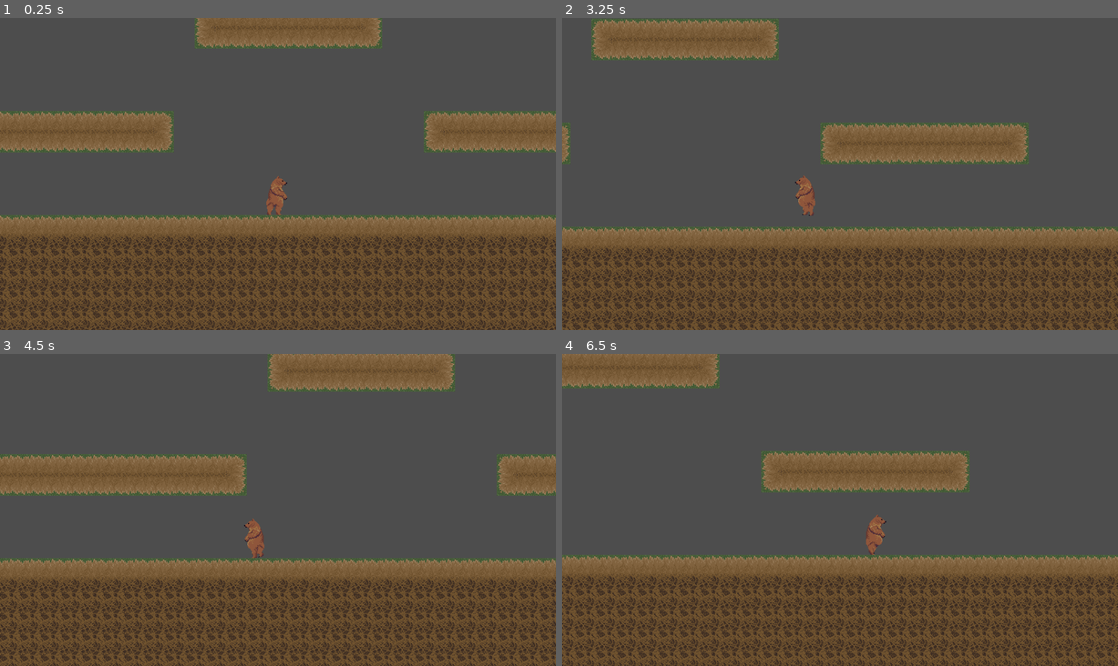
Above: before the commit, frames 1-4 (two rows, left to right).
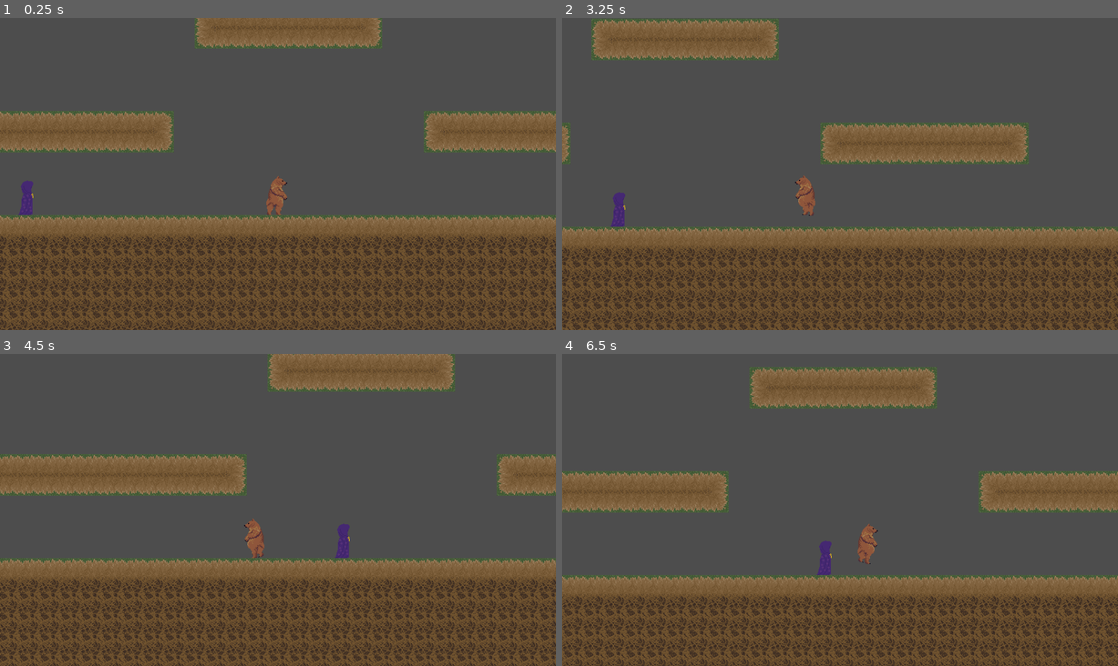
Above: after the commit, the same moments.

Repository: WinterAtne/Cancer_Bear
Game: Godot game, scene res://scenes/main.tscn
The game is run twice, just before and just after one commit, with the same random seed, the same clock (stepped at 60 frames per second) and the same inputs. The engine's default icon, where the game draws it, is replaced by a stand-in: a white triangle on a blue panel in a dark square.
Inputs:
- Up to frame 1 (0.25 s): no input
- Up to frame 2 (3.25 s): hold D (right) 0.53-2.03 s; tap 1 (spell_1) at 0.6 s; tap W (up) at 0.77, 1.52, 3.02 s; tap 2 (spell_2) at 1.35 s; hold A (left) from 2.03 s (still down); tap 3 (spell_3) at 2.1 s; tap 4 (spell_4) at 2.85 s
- Up to frame 3 (4.5 s): tap 5 (spell_5) at 3.6 s; tap W (up) at 3.77 s; release A (left) at 4.28 s; hold D (right) from 4.28 s (still down); tap 1 (spell_1) at 4.35 s
- Up to frame 4 (6.5 s): keep holding D (right); tap W (up) at 4.52, 6.02 s; tap 2 (spell_2) at 5.1 s; tap 3 (spell_3) at 5.85 s

The runs differ from the first frame. In frame 1, 0.2% of the frame differs, in the area x 3-6%, y 52-64%; in frame 2, 0.2%; in frame 3, 0.2%; in frame 4, 37%, in the area x 0-100%, y 0-100%.

Commit message:
Added new enemy: Robbed Person

Diff:
--- a/scenes/_debug/debug_level_2.tscn
+++ b/scenes/_debug/debug_level_2.tscn
@@ -1,6 +1,7 @@
-[gd_scene load_steps=4 format=3 uid="uid://cefeqv15hxtwu"]
+[gd_scene load_steps=5 format=3 uid="uid://cefeqv15hxtwu"]
 
 [ext_resource type="Texture2D" uid="uid://c80ynf7b5u722" path="res://assets/grassy_forest.png" id="2_7opp0"]
+[ext_resource type="PackedScene" uid="uid://cqecak1mh1jv2" path="res://scenes/enemies/robbed_people/robbed_person.tscn" id="2_jhhen"]
 
 [sub_resource type="TileSetAtlasSource" id="TileSetAtlasSource_yorio"]
 texture = ExtResource("2_7opp0")
@@ -517,3 +518,6 @@
 tile_set = SubResource("TileSet_j3bsa")
 format = 2
 layer_0/tile_data = PackedInt32Array(131065, 589824, 2, 131064, 589824, 2, 131063, 589824, 2, 131062, 589824, 2, 65525, …(16756 unchanged characters)…
+
+[node name="RobbedPerson" parent="." instance=ExtResource("2_jhhen")]
+position = Vector2(-409, 0)
--- a/scenes/enemies/enemy.tscn
+++ b/scenes/enemies/enemy.tscn
@@ -1,7 +1,6 @@
-[gd_scene load_steps=5 format=3 uid="uid://dt0nuu2f2y5u7"]
+[gd_scene load_steps=4 format=3 uid="uid://dt0nuu2f2y5u7"]
 
 [ext_resource type="Script" path="res://scenes/enemies/enemy.gd" id="1_s1jfs"]
-[ext_resource type="Texture2D" uid="uid://c6fc6b13575ch" path="res://assets/icon.svg" id="2_eoshw"]
 [ext_resource type="Resource" uid="uid://bkmwbs8lecvjl" path="res://scenes/enemies/default_enemy.tres" id="2_g013p"]
 [ext_resource type="PackedScene" uid="uid://b5y48km7qnkcy" path="res://scenes/damage_system/hit_box.tscn" id="3_g5od6"]
 
@@ -10,7 +9,6 @@
 enemy_definition = ExtResource("2_g013p")
 
 [node name="Sprite2D" type="Sprite2D" parent="."]
-texture = ExtResource("2_eoshw")
 
 [node name="PlayerDetector" type="RayCast2D" parent="."]
 unique_name_in_owner = true
--- a/scenes/enemies/enemy_definition.gd
+++ b/scenes/enemies/enemy_definition.gd
@@ -5,7 +5,7 @@
 @export_group("MetaData")
 @export var name : String = "Good Person"
 @export var icon : Image
-@export var scene : PackedScene
+#@export var scene : PackedScene # Creates a ruccursive error
 
 # Navigation Parameters
 @export_group("Navigation")
--- /dev/null
+++ b/scenes/enemies/robbed_people/robbed_person.tres
@@ -0,0 +1,19 @@
+[gd_resource type="Resource" script_class="Enemy" load_steps=4 format=3 uid="uid://bk2vbp3y7otpw"]
+
+[ext_resource type="Script" path="res://scenes/damage_system/health_profile.gd" id="1_380ky"]
+[ext_resource type="Script" path="res://scenes/enemies/enemy_definition.gd" id="2_shhei"]
+
+[sub_resource type="Resource" id="Resource_3hcrb"]
+script = ExtResource("1_380ky")
+max_health = 4
+
+[resource]
+script = ExtResource("2_shhei")
+name = "Robbed Person"
+speed = 100.0
+acceleration = 2000.0
+navigation_success_distance = 15.0
+can_fly = false
+detection_range = 600.0
+max_detection_angle = 0.785398
+health_profile = SubResource("Resource_3hcrb")
--- /dev/null
+++ b/scenes/enemies/robbed_people/robbed_person.tscn
@@ -0,0 +1,29 @@
+[gd_scene load_steps=5 format=3 uid="uid://cqecak1mh1jv2"]
+
+[ext_resource type="PackedScene" uid="uid://dt0nuu2f2y5u7" path="res://scenes/enemies/enemy.tscn" id="1_hmv1i"]
+[ext_resource type="Resource" uid="uid://bk2vbp3y7otpw" path="res://scenes/enemies/robbed_people/robbed_person.tres" id="2_llvw7"]
+[ext_resource type="Texture2D" uid="uid://47jr7urdo1ev" path="res://assets/robed_person.png" id="2_t0hy6"]
+
+[sub_resource type="CapsuleShape2D" id="CapsuleShape2D_am3ep"]
+height = 52.0
+
+[node name="RobbedPerson" instance=ExtResource("1_hmv1i")]
+enemy_definition = ExtResource("2_llvw7")
+
+[node name="Sprite2D" parent="." index="0"]
+position = Vector2(0, -32)
+texture = ExtResource("2_t0hy6")
+
+[node name="PlayerDetector" parent="." index="1"]
+position = Vector2(0, -32)
+
+[node name="HitBox" parent="." index="2"]
+position = Vector2(0, -32)
+
+[node name="CollisionShape2D" type="CollisionShape2D" parent="HitBox" index="0"]
+position = Vector2(0, 6)
+shape = SubResource("CapsuleShape2D_am3ep")
+
+[node name="CollisionShape2D" type="CollisionShape2D" parent="." index="3"]
+position = Vector2(0, -26)
+shape = SubResource("CapsuleShape2D_am3ep")
Binary file added: assets/robed_person.png
Not shown, added: assets/robed_person.png.import
